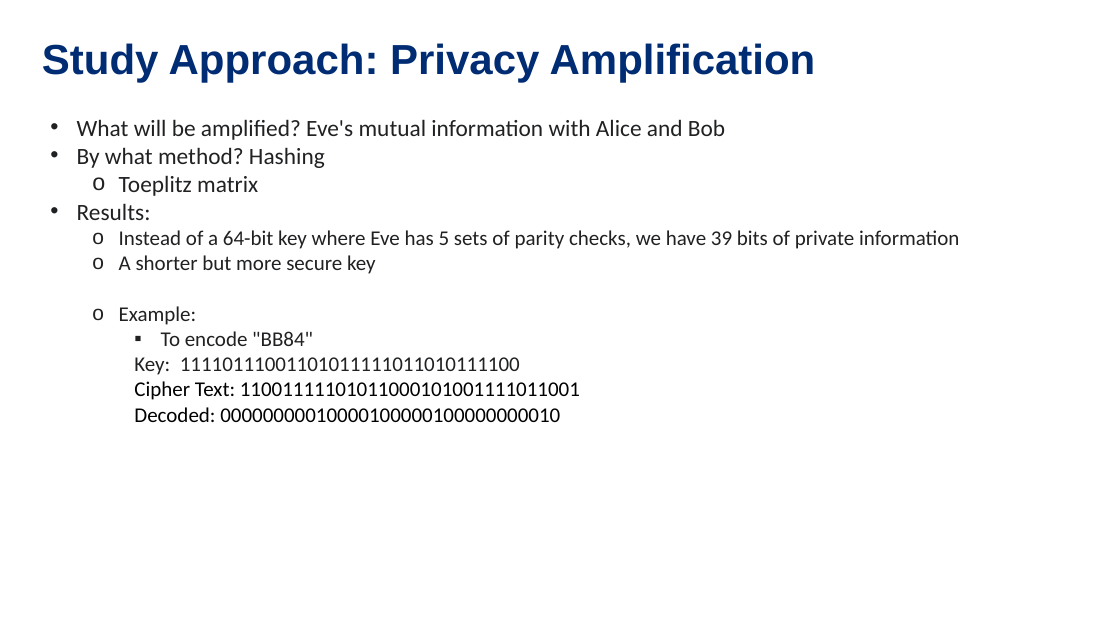
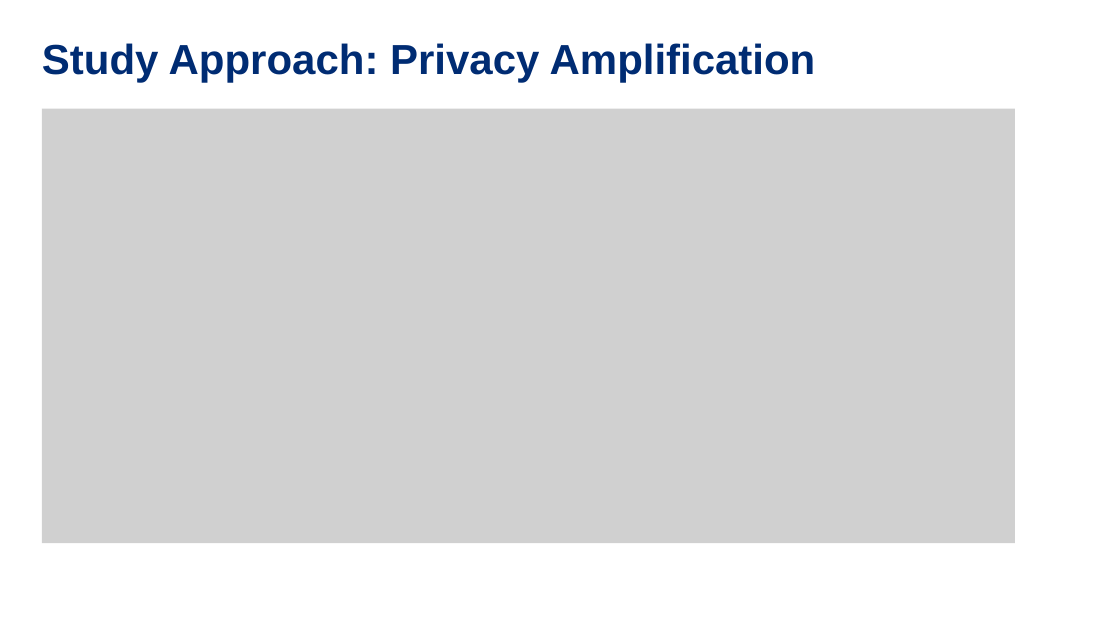
Before and after one commit to stm5340/EN.615.781.81.SP26_Final_Project, a slide deck: slide 11 of 615_781_Kuta_Nguyen_McLain.pptx. Drawn at 1120x630 pixels with LibreOffice and Linux fonts; fonts in the diff are those of the drawing; grey boxes stand for pictures. Boxes give left, top, right and bottom in pixels: in the first picture for what was removed or moved away, otherwise in the second. Text is boxed around its words. In the diff, an @@ line names an element or a change of style, - is before the commit and + after.

```diff
--- a/615_781_Kuta_Nguyen_McLain.pptx
+++ b/615_781_Kuta_Nguyen_McLain.pptx
@@ picture added at (x1=42, y1=108, x2=1015, y2=543) @@
@@ text removed at (x1=77, y1=119, x2=959, y2=422) @@
-• What will be amplified? Eve's mutual information with Alice and Bob
-• By what method? Hashing
-  o Toeplitz matrix
-• Results:
-  o Instead of a 64-bit key where Eve has 5 sets of parity checks, we have 39 bits of private information
-  o A shorter but more secure key
-  o Example:
-    ▪ To encode "BB84"
-    Key: 11110111001101011111011010111100
-    Cipher Text: 11001111101011000101001111011001
-    Decoded: 00000000010000100000100000000010
```
Also in this commit, not shown: 1 other slide changed.
